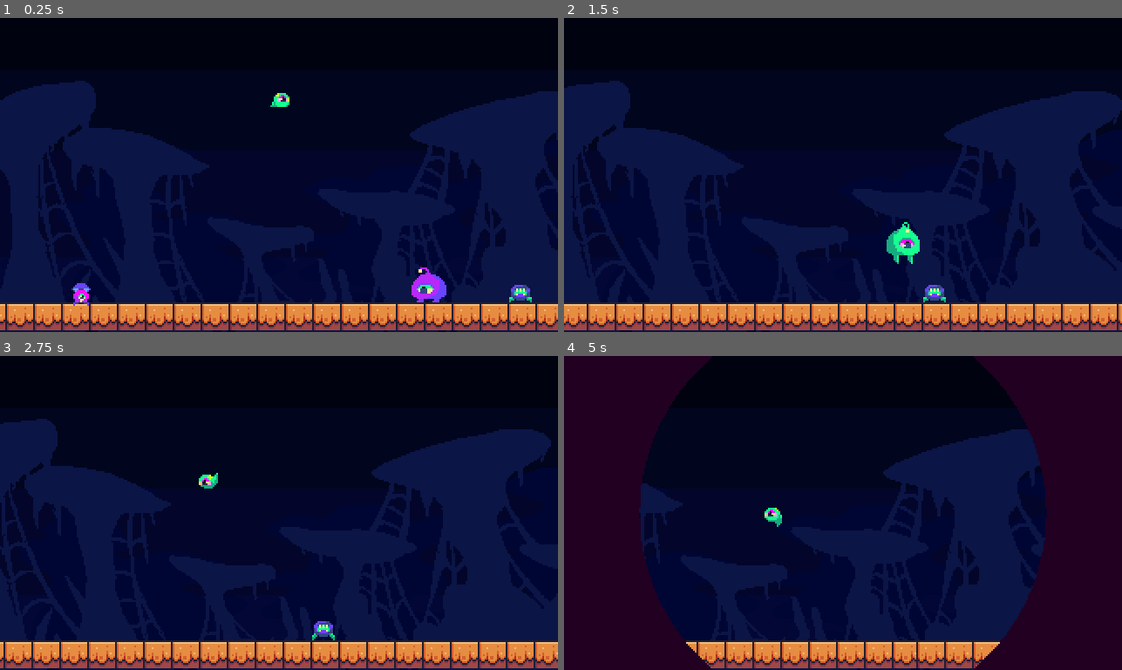
Above: before the commit, frames 1-4 (two rows, left to right).
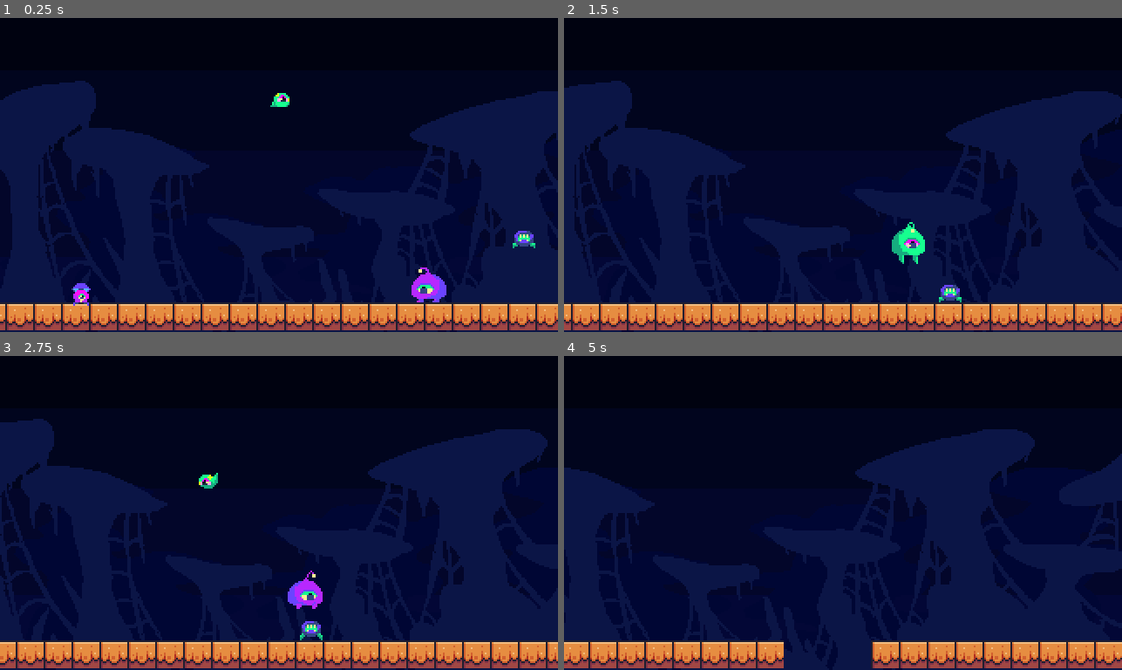
Above: after the commit, the same moments.

Repository: DfindWox/TGD-Wild-Jam-67
Game: Godot game, scene res://Scenes/Levels/level_test.tscn
Same seed, same stepped clock (60 frames per second), same inputs: the game is played once before the commit and once after it.
Inputs (mouse positions are in pixels of both pictures, inside the frame that each line leads up to):
- Up to frame 1 (0.25 s): no input
- Up to frame 2 (1.5 s): move the mouse to (965, 159) at 0.52 s; hold Right (ui_right) from 0.53 s (still down); tap Z (take_over) at 0.6 s; tap Up (ui_up) at 0.77, 0.8, 1.07, 1.35 s; move the mouse to (731, 190) at 1.27 s
- Up to frame 3 (2.75 s): tap Up (ui_up) at 1.52, 1.82, 2.3 s; tap Z (take_over) at 1.55 s; move the mouse to (334, 443) at 2.02 s; release Right (ui_right) at 2.03 s; hold Left (ui_left) from 2.03 s (still down); tap Space (attack) at 2.1 s
- Up to frame 4 (5 s): move the mouse to (815, 575) at 2.77 s; release Left (ui_left) at 2.78 s; hold Right (ui_right) 2.78-4.28 s; tap Z (take_over) at 2.85, 3.6, 4.55 s; tap Up (ui_up) at 3.02, 3.32, 3.77, 3.8, 4.07, 4.35, 4.52, 4.82 s; move the mouse to (1010, 560) at 3.52 s; move the mouse to (675, 465) at 4.27 s; hold Left (ui_left) from 4.28 s (still down)

The runs differ from the first frame. In frame 1, 0.3% of the frame differs, in the area x 91-96%, y 67-91%; in frame 2, 6.2%; in frame 3, 7.5%; in frame 4, 42%, in the area x 0-100%, y 0-100%.

Commit message:
Pusher AI, bug fixes
Can't jump out of ground, enemy don't follow last moviment

Diff:
--- a/Actors/player.gd
+++ b/Actors/player.gd
@@ -27,6 +27,8 @@
 
 func player_move(_delta): # delta não é usado ainda pois ta incluso em move_and_slide
 	if Input.is_action_just_pressed("ui_up") and total_jumps < max_jumps:
+		if not is_on_floor() and max_jumps == 1:
+			return
 		total_jumps += 1
 		velocity.y = - jump_velocity
 		$AnimationPlayer.stop()
@@ -67,6 +69,7 @@
 	move_and_slide()
 
 func detach_parasite():
+	velocity = Vector2.ZERO
 	AudioManager.play_sfx("detach.wav")
 	has_parasite = false
 	var parasite = parasite_scene_packed.instantiate()
--- a/Actors/pusher.gd
+++ b/Actors/pusher.gd
@@ -1,15 +1,25 @@
 extends Player
 
 var push_area_count : int = 0
-
+@export var move_speed_mod : float = 0.2
+var saw_enemy : bool = false
 func _process(delta):
 	# animations
 	%Sprite2D.flip_h = not is_facing_right
-
+	$RayCast2D.scale.x = 1 if is_facing_right else -1
+	$EdgeRay.position.x = 13 if is_facing_right else -13
 	if push_area_count > 0 and velocity.y != 0:
 		if %AnimationPlayer.current_animation in ["jump", ""]:
 			$AnimationPlayer.play("pushStart")
-
+func ai_behavior(_delta):
+	if saw_enemy and $EdgeRay.is_colliding():
+		velocity.x = move_speed * move_speed_mod * $RayCast2D.scale.x
+	else:
+		velocity.x = 0
+	var collided_body = $RayCast2D.get_collider()
+	if collided_body and collided_body is Player and collided_body.has_parasite:
+		saw_enemy = true
+		$AggroTimer.start()
 
 func _on_push_area_area_entered(_body):
 	if not is_dead:
@@ -20,3 +30,12 @@
 	if not is_dead:
 		push_area_count -= 1
 		$AnimationPlayer.play("idle")
+
+
+func _on_aggro_timer_timeout():
+	saw_enemy = false
+
+
+func _on_turn_timer_timeout():
+	if not saw_enemy and not has_parasite:
+		is_facing_right = not is_facing_right
--- a/Actors/pusher.tscn
+++ b/Actors/pusher.tscn
@@ -274,7 +274,26 @@
 vframes = 5
 frame = 28
 
+[node name="RayCast2D" type="RayCast2D" parent="."]
+position = Vector2(0, 2)
+target_position = Vector2(138, 0)
+
+[node name="AggroTimer" type="Timer" parent="."]
+wait_time = 5.0
+one_shot = true
+
+[node name="TurnTimer" type="Timer" parent="."]
+wait_time = 3.5
+autostart = true
+
+[node name="EdgeRay" type="RayCast2D" parent="."]
+position = Vector2(13, -10)
+target_position = Vector2(0, 22)
+hit_from_inside = true
+
 [connection signal="area_entered" from="PushAreaLeft" to="." method="_on_push_area_area_entered"]
 [connection signal="area_exited" from="PushAreaLeft" to="." method="_on_push_area_area_exited"]
 [connection signal="area_entered" from="PushAreaRight" to="." method="_on_push_area_area_entered"]
 [connection signal="area_exited" from="PushAreaRight" to="." method="_on_push_area_area_exited"]
+[connection signal="timeout" from="AggroTimer" to="." method="_on_aggro_timer_timeout"]
+[connection signal="timeout" from="TurnTimer" to="." method="_on_turn_timer_timeout"]
--- a/Actors/shooter.gd
+++ b/Actors/shooter.gd
@@ -10,7 +10,6 @@
 	$RayCast2D.scale.x = 1 if is_facing_right else -1
 
 func ai_behavior(_delta):
-	print('check')
 	if attack_timer.is_stopped():
 		var collided_body = $RayCast2D.get_collider()
 		if collided_body and collided_body is Player and collided_body.has_parasite and $AttackDelay.is_stopped():
--- a/Scenes/Levels/level_test.tscn
+++ b/Scenes/Levels/level_test.tscn
@@ -44,19 +44,19 @@
 [node name="Ground1" parent="." instance=ExtResource("4_n3y5a")]
 
 [node name="Ground2" parent="." instance=ExtResource("4_n3y5a")]
-position = Vector2(318, 0)
+position = Vector2(370, 0)
 
 [node name="Ground3" parent="." instance=ExtResource("4_n3y5a")]
 position = Vector2(-320, 0)
 
 [node name="Shooter" parent="." instance=ExtResource("6_f1mod")]
-position = Vector2(152, 154)
+position = Vector2(154, 92)
 
 [node name="Pusher" parent="." instance=ExtResource("6_jreuu")]
 position = Vector2(100, 153)
 
 [node name="DeathZone" type="Area2D" parent="."]
-position = Vector2(200, 148)
+position = Vector2(306, 118)
 script = ExtResource("7_jyevf")
 
 [node name="CollisionShape2D" type="CollisionShape2D" parent="DeathZone"]
@@ -65,7 +65,7 @@
 debug_color = Color(0.905882, 0.305882, 0, 0.419608)
 
 [node name="LevelFinishZone" type="Area2D" parent="."]
-position = Vector2(328, 139)
+position = Vector2(504, 110)
 script = ExtResource("8_pck77")
 next_scene_packed = ExtResource("9_63u10")
 
